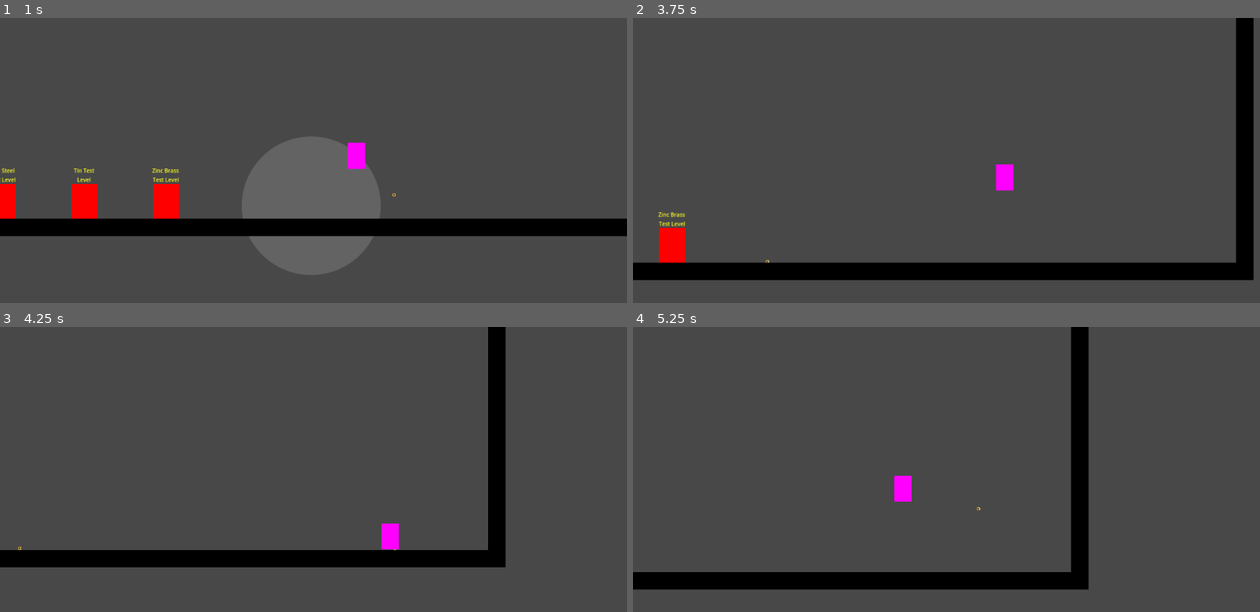
Above: before the commit, frames 1-4 (two rows, left to right).
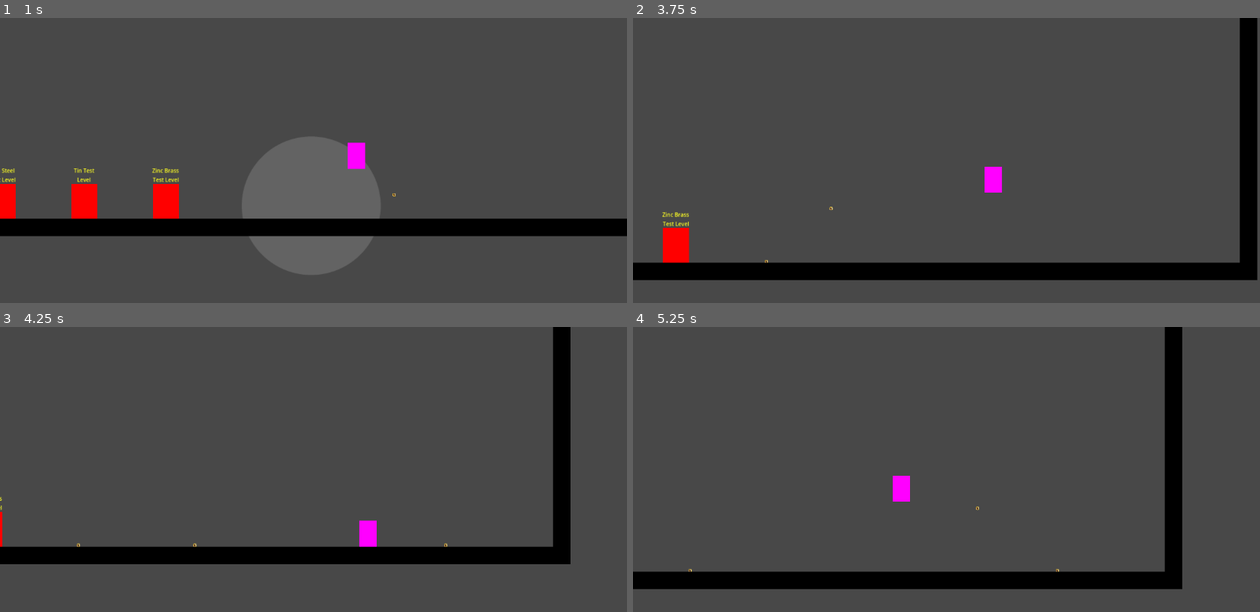
Above: after the commit, the same moments.

Repository: EdwardStanford7/MistbornGame
Game: Godot game, scene res://Levels/main.tscn
Two runs of this game, one before a commit and one after it. Both use one fixed random seed, a clock stepped at 60 frames per second and the inputs below.
Inputs (mouse positions are in pixels of both pictures, inside the frame that each line leads up to):
- Up to frame 1 (1 s): tap Enter (enter_loading_zone) at 0.5 s; move the mouse to (451, 177) at 0.52 s; hold D (right) from 0.53 s (still down); tap F (bendalloy) at 0.6 s; tap Space (jump) at 0.77 s; click (451, 177) at 0.8 s
- Up to frame 2 (3.75 s): move the mouse to (821, 211) at 1.27 s; click (821, 211) at 1.35 s; tap Space (jump) at 1.52, 3.02 s; tap F (bendalloy) at 1.55, 2.1, 3.05 s; move the mouse to (1009, 117) at 2.02 s; release D (right) at 2.03 s; hold A (left) 2.03-2.78 s; click (1009, 117) at 2.3 s; move the mouse to (915, 263) at 2.77 s; hold D (right) from 2.78 s (still down); tap B (brass) at 2.85 s; move the mouse to (1134, 246) at 3.52 s; hold Shift (iron) from 3.53 s (still down)
- Up to frame 3 (4.25 s): keep holding D (right); keep holding Shift (iron); tap Space (jump) at 3.77 s; click (501, 555) at 3.8 s
- Up to frame 4 (5.25 s): move the mouse to (758, 449) at 4.27 s; release D (right) at 4.28 s; release Shift (iron) at 4.28 s; hold A (left) 4.28-5.03 s; tap Ctrl (steel) at 4.35 s; tap Space (jump) at 4.52 s; tap F (bendalloy) at 4.55 s; move the mouse to (977, 503) at 5.02 s; hold D (right) from 5.03 s (still down); click (977, 503) at 5.1 s

Frame 1 is identical in both runs. In frame 2, 1.8% of the frame differs, in the area x 4-100%, y 0-93%; in frame 3, 7.2%, in the area x 0-91%, y 0-85%; in frame 4, 6.0%.

Commit message:
tweak

Diff:
--- a/Scripts/coin.gd
+++ b/Scripts/coin.gd
@@ -54,4 +54,4 @@
 
 func deactivate_slow_time():
 	set_deferred("freeze", false)
-	apply_force(stored_momentum * 30) # Yes this hardcoded 30 is awful but like I'm not smart enough to make it work properly
+	apply_force(stored_momentum * 32) # Yes this hardcoded 32 is awful but like I'm not smart enough to make it work properly
--- a/Scripts/enemy.gd
+++ b/Scripts/enemy.gd
@@ -43,4 +43,4 @@
 
 func deactivate_slow_time():
 	set_deferred("freeze", false)
-	apply_force(stored_momentum * 30) # Yes this hardcoded 30 is awful but like I'm not smart enough to make it work properly
+	apply_force(stored_momentum * 32) # Yes this hardcoded 32 is awful but like I'm not smart enough to make it work properly
